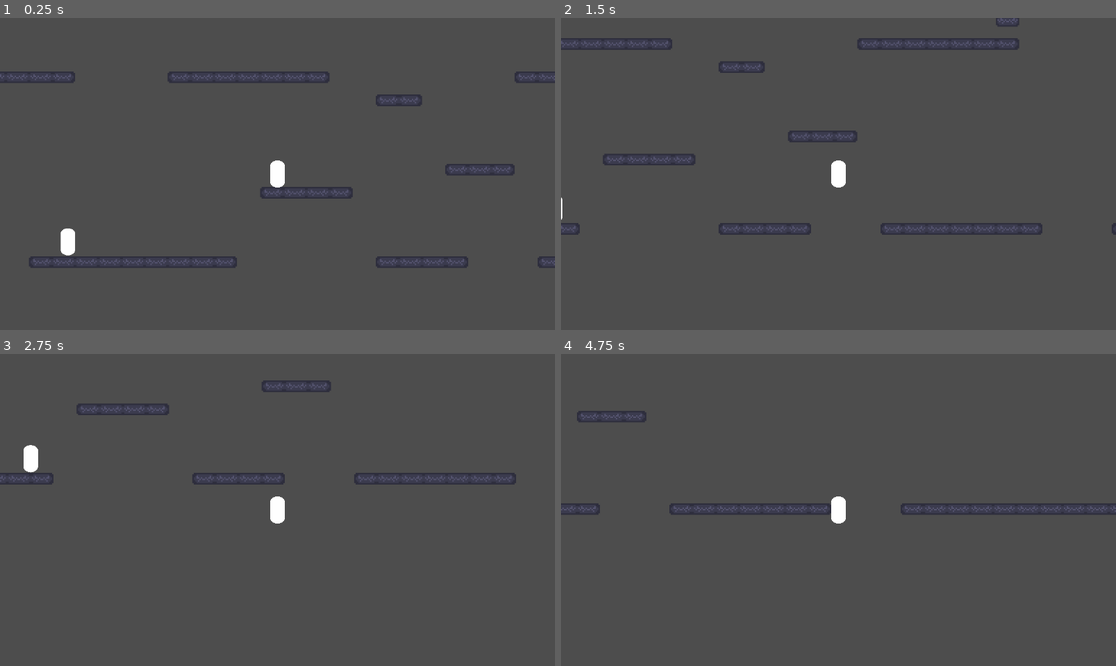
Above: before the commit, frames 1-4 (two rows, left to right).
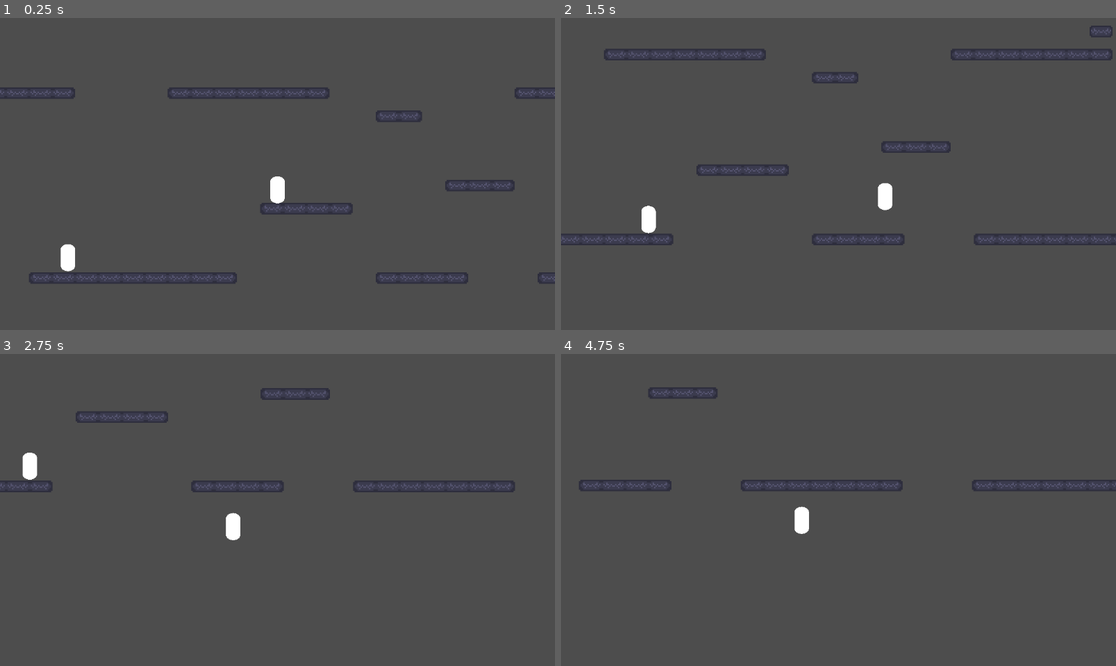
Above: after the commit, the same moments.

Repository: Gnoga05/BrackeysJamGame
Game: Godot game, scene res://Scenes/game_scene.tscn
Same seed, same stepped clock (60 frames per second), same inputs: the game is played once before the commit and once after it. The engine's default icon, where the game draws it, is replaced by a stand-in: a white triangle on a blue panel in a dark square.
Inputs:
- Up to frame 1 (0.25 s): no input
- Up to frame 2 (1.5 s): hold Space (jump) 0.53-1.28 s; hold D (right) from 0.53 s (still down); tap E (interact, bound only after the commit) at 0.6 s; tap Space (jump) at 1.35 s
- Up to frame 3 (2.75 s): tap Space (jump) at 1.52, 1.82 s; tap E (interact, bound only after the commit) at 1.55, 2.1 s; release D (right) at 2.03 s; hold A (left) from 2.03 s (still down); hold Space (jump) from 2.03 s (still down)
- Up to frame 4 (4.75 s): release A (left) at 2.78 s; release Space (jump) at 2.78 s; hold D (right) 2.78-4.28 s; tap E (interact, bound only after the commit) at 2.85, 4.35 s; tap Space (jump) at 3.02, 3.32, 4.52 s; hold Space (jump) 3.53-4.28 s; hold A (left) from 4.28 s (still down)

The runs differ from the first frame. In frame 1, 4.7% of the frame differs, in the area x 0-100%, y 17-86%; in frame 2, 4.6%; in frame 3, 2.1%; in frame 4, 3.0%.

Commit message:
added jump buffer, coyote time, and stealing from enemies

Diff:
--- a/game-brackeys-jam/Scenes/Characters/enemy.tscn
+++ b/game-brackeys-jam/Scenes/Characters/enemy.tscn
@@ -1,6 +1,6 @@
 [gd_scene load_steps=5 format=3 uid="uid://d4i5ukpt4mqw6"]
 
-[ext_resource type="Script" uid="uid://e726fef5bs4k" path="res://Scenes/Characters/enemy.gd" id="1_lsx3x"]
+[ext_resource type="Script" uid="uid://e726fef5bs4k" path="res://Scripts/enemy.gd" id="1_lsx3x"]
 
 [sub_resource type="CapsuleMesh" id="CapsuleMesh_j51ow"]
 radius = 0.25
@@ -13,7 +13,7 @@
 [sub_resource type="RectangleShape2D" id="RectangleShape2D_b1c4r"]
 size = Vector2(146, 10)
 
-[node name="Enemy" type="CharacterBody2D"]
+[node name="Enemy" type="CharacterBody2D" groups=["Enemy"]]
 script = ExtResource("1_lsx3x")
 
 [node name="Mesh" type="MeshInstance2D" parent="."]
--- a/game-brackeys-jam/Scenes/Characters/enemy_2.tscn
+++ /dev/null
@@ -1,3 +0,0 @@
-[gd_scene format=3 uid="uid://c2i6hwyly8p0u"]
-
-[node name="enemy2" type="Node2D"]
--- a/game-brackeys-jam/Scenes/Characters/player.tscn
+++ b/game-brackeys-jam/Scenes/Characters/player.tscn
@@ -1,6 +1,7 @@
-[gd_scene load_steps=5 format=3 uid="uid://dimwcchxbkrbq"]
+[gd_scene load_steps=6 format=3 uid="uid://dimwcchxbkrbq"]
 
 [ext_resource type="Script" uid="uid://c4ftaj1bq40of" path="res://Scripts/player.gd" id="1_y0qk3"]
+[ext_resource type="FontFile" uid="uid://bf274bp67p38k" path="res://ImportedAssets/VCR_OSD_MONO_1.001.ttf" id="2_40svl"]
 
 [sub_resource type="CapsuleMesh" id="CapsuleMesh_3etf2"]
 radius = 0.25
@@ -26,10 +27,82 @@
 
 [node name="Camera2D" type="Camera2D" parent="."]
 zoom = Vector2(3, 3)
+position_smoothing_enabled = true
+drag_horizontal_enabled = true
+drag_vertical_enabled = true
+drag_left_margin = 0.05
+drag_top_margin = 0.1
+drag_right_margin = 0.05
+drag_bottom_margin = 0.1
 
 [node name="Detection" type="Area2D" parent="."]
 
 [node name="CollisionShape2D" type="CollisionShape2D" parent="Detection"]
 shape = SubResource("RectangleShape2D_3etf2")
 
-[connection signal="area_entered" from="Detection" to="." method="_on_detection"]
+[node name="StepUp" type="RayCast2D" parent="."]
+position = Vector2(6, 5)
+target_position = Vector2(0, 5)
+
+[node name="StealGUI" type="Control" parent="."]
+layout_mode = 3
+anchors_preset = 8
+anchor_left = 0.5
+anchor_top = 0.5
+anchor_right = 0.5
+anchor_bottom = 0.5
+offset_left = -20.0
+offset_top = -45.0
+offset_right = 20.0
+offset_bottom = -5.0
+grow_horizontal = 2
+grow_vertical = 2
+size_flags_horizontal = 4
+size_flags_vertical = 4
+
+[node name="VBoxContainer" type="VBoxContainer" parent="StealGUI"]
+layout_mode = 1
+anchors_preset = 8
+anchor_left = 0.5
+anchor_top = 0.5
+anchor_right = 0.5
+anchor_bottom = 0.5
+offset_left = -20.0
+offset_top = -20.0
+offset_right = 20.0
+offset_bottom = 20.0
+grow_horizontal = 2
+grow_vertical = 2
+theme_override_constants/separation = 0
+alignment = 1
+
+[node name="StealText" type="Label" parent="StealGUI/VBoxContainer"]
+visible = false
+layout_mode = 2
+theme_override_fonts/font = ExtResource("2_40svl")
+theme_override_font_sizes/font_size = 12
+text = "STEAL"
+horizontal_alignment = 1
+
+[node name="StealCountdown" type="Label" parent="StealGUI/VBoxContainer"]
+layout_mode = 2
+theme_override_fonts/font = ExtResource("2_40svl")
+theme_override_font_sizes/font_size = 12
+horizontal_alignment = 1
+
+[node name="JumpBuffer" type="Timer" parent="."]
+wait_time = 0.05
+one_shot = true
+
+[node name="CoyoteTimer" type="Timer" parent="."]
+wait_time = 0.15
+one_shot = true
+
+[node name="StealTimer" type="Timer" parent="."]
+wait_time = 3.0
+one_shot = true
+
+[connection signal="body_entered" from="Detection" to="." method="_on_detection"]
+[connection signal="body_exited" from="Detection" to="." method="_on_detection_exited"]
+[connection signal="timeout" from="JumpBuffer" to="." method="_on_jump_buffer_timeout"]
+[connection signal="timeout" from="StealTimer" to="." method="_on_steal_timeout"]
--- a/game-brackeys-jam/Scenes/Levels/level_1.tscn
+++ b/game-brackeys-jam/Scenes/Levels/level_1.tscn
@@ -1,7 +1,7 @@
 [gd_scene load_steps=7 format=4 uid="uid://cu75qyperduxj"]
 
 [ext_resource type="Texture2D" uid="uid://cf1hatdph5081" path="res://icon.svg" id="1_tlcug"]
-[ext_resource type="Texture2D" uid="uid://di7u3k1ee4xhj" path="res://TempTileset.png" id="2_4dpyx"]
+[ext_resource type="Texture2D" uid="uid://di7u3k1ee4xhj" path="res://ImportedAssets/TempTileset.png" id="2_4dpyx"]
 
 [sub_resource type="QuadMesh" id="QuadMesh_4dpyx"]
 
--- /dev/null
+++ b/game-brackeys-jam/Scenes/Objects/Item1.tscn
@@ -0,0 +1,3 @@
+[gd_scene format=3 uid="uid://dl6eddo12o5ua"]
+
+[node name="Item1" type="Node2D" groups=["Item"]]
--- a/game-brackeys-jam/Scenes/Characters/enemy.gd
+++ b/game-brackeys-jam/Scripts/enemy.gd
@@ -1,4 +1,4 @@
-extends CharacterBody2D
+class_name Enemy extends CharacterBody2D
 
 @export var speed: float = 80.0
 @export var pause_time: float = 1.5
@@ -8,12 +8,18 @@
 @export var min_x: float = 0.0
 @export var max_x: float = 200.0
 
+@onready var ground_check: RayCast2D = $GroundCheck
+@onready var vision_area: Area2D = $VisionArea
+
 var direction: int = 1
 var is_paused: bool = false
 var pause_timer: float = 0.0
 
-@onready var ground_check: RayCast2D = $GroundCheck
-@onready var vision_area: Area2D = $VisionArea
+
+var potential_loot: Dictionary = {"Item1": .10, "Item2": .30, "Item3": .40, "Nothing": .20}
+var has_been_looted: bool = false
+
+
 
 func _ready() -> void:
 	vision_area.body_entered.connect(_on_body_entered)
@@ -41,6 +47,21 @@
 	velocity.x = 0
 
 
+func generate_loot() -> String:
+	var rand_value = randf()
+	var cumulative = 0.0
+
+	for item in potential_loot.keys():
+		cumulative += potential_loot[item]
+		if rand_value <= cumulative:
+			has_been_looted = true
+			return item
+
+	has_been_looted = true
+	return potential_loot.keys()[0]
+
+
+
 func _on_body_entered(body: Node) -> void:
 	if body.is_in_group("Player"):
 		print("player found")
--- a/game-brackeys-jam/Scripts/player.gd
+++ b/game-brackeys-jam/Scripts/player.gd
@@ -1,8 +1,21 @@
 extends CharacterBody2D
 
-var SPEED = 200
+var SPEED = 125
 const JUMP_VELOCITY = -300
 var jump_value: float = 0
+var was_on_floor: bool
+
+var enemy: Enemy
+
+var inventory: Dictionary = {"Item1": 0, "Item2": 0}
+
+var temp_timer: Timer
+
+@onready var jump_buffer: Timer = $JumpBuffer
+@onready var coyote_timer: Timer = $CoyoteTimer
+@onready var steal_timer: Timer = $StealTimer
+@onready var steal_text: Label = $StealGUI/VBoxContainer/StealText
+@onready var steal_countdown: Label = $StealGUI/VBoxContainer/StealCountdown
 
 
 func get_input():
@@ -13,18 +26,87 @@
 		velocity.x = move_toward(velocity.x, 0, SPEED/6)
 
 func _physics_process(delta: float) -> void:
+	get_input()
 	if not is_on_floor():
 		velocity += get_gravity() * delta
 
-	if Input.is_action_just_pressed("jump") and is_on_floor():
+	if was_on_floor and not is_on_floor():
+		coyote_timer.start()
+
+	if Input.is_action_just_pressed("jump") and is_on_floor() or Input.is_action_just_pressed("jump") and not coyote_timer.is_stopped():
 		velocity.y = JUMP_VELOCITY
+	elif Input.is_action_just_pressed("jump") and not is_on_floor():
+		jump_buffer.start()
+
 	if Input.is_action_just_released("jump") and velocity.y < 0:
-		velocity.y *= 0.5
+		velocity.y = 0
 
-	get_input()
+	if enemy:
+		if not enemy.has_been_looted:
+			steal_text.show()
+			steal_countdown.show()
+			if not steal_timer.is_stopped():
+				steal_countdown.set_text(str(int(steal_timer.time_left+1)))
+			else:
+				steal_countdown.set_text("")
+
+			if Input.is_action_just_pressed("interact"):
+				steal_timer.start()
+			if Input.is_action_just_released("interact"):
+				steal_timer.stop()
+				steal_countdown.set_text("")
+	else:
+		steal_text.hide()
+		steal_countdown.hide()
+
+
+	was_on_floor = is_on_floor()
 	move_and_slide()
 
 
-func _on_detection(area: Area2D) -> void:
-	#Monster, world boundary, items, exit
-	pass # Replace with function body.
+func create_temp_timer(time: float):
+	temp_timer = Timer.new()
+	add_child(temp_timer)
+	temp_timer.wait_time = time
+	temp_timer.one_shot = true
+	temp_timer.timeout.connect(_on_temp_timer_timeout)
+	temp_timer.start()
+
+
+
+func _on_jump_buffer_timeout() -> void:
+	if is_on_floor() and Input.is_action_pressed("jump"):
+		velocity.y = JUMP_VELOCITY
+
+
+func _on_detection(body: Node2D) -> void:
+	if body.is_in_group("Enemy"):
+		enemy = body
+
+	if body.is_in_group("Item"):
+		for item in inventory:
+			if body.type == item:
+				inventory[item] += 1
+				break
+				#I will work on this tomorrow
+
+func _on_detection_exited(body: Node2D) -> void:
+		if body.is_in_group("Enemy"):
+			enemy = null
+
+func _on_steal_timeout() -> void:
+	var looted_item = enemy.generate_loot()
+	steal_text.hide()
+	steal_countdown.set_text("STOLEN: " + str(looted_item))
+	create_temp_timer(2.0)
+
+	for item in inventory:
+		if looted_item == item:
+			inventory[item] += 1
+			break
+
+
+func _on_temp_timer_timeout():
+	steal_countdown.set_text("")
+	steal_countdown.hide()
+	temp_timer.queue_free()
--- a/game-brackeys-jam/project.godot
+++ b/game-brackeys-jam/project.godot
@@ -14,6 +14,11 @@
 run/main_scene="uid://ct2tvtqia7jpl"
 config/features=PackedStringArray("4.4", "GL Compatibility")
 config/icon="res://icon.svg"
+
+[global_group]
+
+Enemy=""
+Item=""
 
 [input]
 
@@ -46,14 +51,9 @@
 "events": [Object(InputEventKey,"resource_local_to_scene":false,"resource_name":"","device":-1,"window_id":0,"alt_press …(191 unchanged characters)…
 ]
 }
-sprint={
+interact={
 "deadzone": 0.2,
-"events": [Object(InputEventKey,"resource_local_to_scene":fa …(140 unchanged characters)… d":false,"keycode":0,"physical_keycode":4194325,"key_label":0,"unicode":0,"location":0,"echo":false,"script":null)
-]
-}
-crouch={
-"deadzone": 0.2,
-"events": [Object(InputEventKey,"resource_local_to_scene":false,"resource_name":"","device":-1,"window_id":0,"alt_pressed":false,"shift_pressed":false,"ctrl_pressed":false,"meta_pressed":false,"pressed":false,"keycode":0,"physical_keycode":67,"key_label":0,"unicode":99,"location":0,"echo":false,"script":null)
+"events": [Object(InputEventKey,"resource_local_to_scene":fa …(140 unchanged characters)… d":false,"keycode":0,"physical_keycode":69,"key_label":0,"unicode":101,"location":0,"echo":false,"script":null)
 ]
 }
 
Renamed: game-brackeys-jam/TempTileset.png -> game-brackeys-jam/ImportedAssets/TempTileset.png
Not shown, changed: game-brackeys-jam/ImportedAssets/TempTileset.png.import
Binary file added: game-brackeys-jam/ImportedAssets/VCR_OSD_MONO_1.001.ttf
Not shown, added: game-brackeys-jam/ImportedAssets/VCR_OSD_MONO_1.001.ttf.import
Renamed: game-brackeys-jam/Scenes/Characters/enemy.gd.uid -> game-brackeys-jam/Scripts/enemy.gd.uid
Not shown, added: game-brackeys-jam/ImportedAssets/vcr_osd_mono.zip
